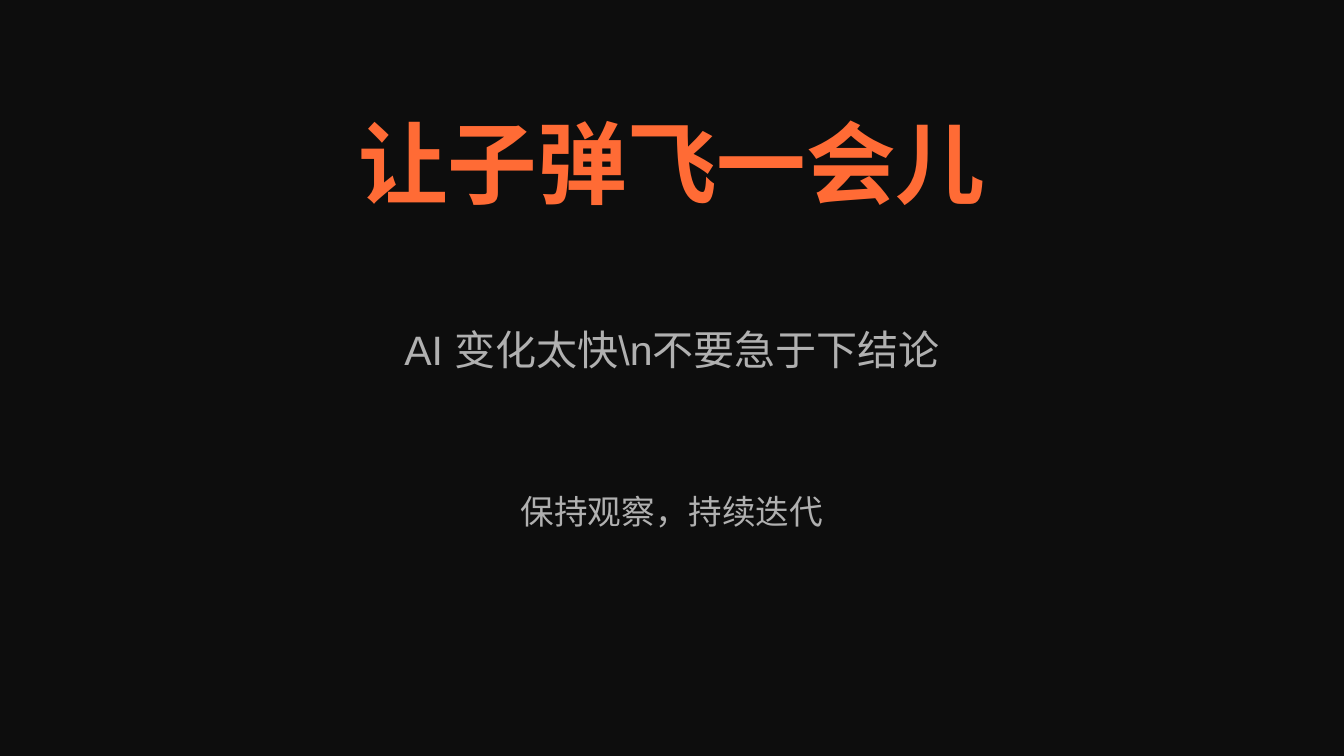
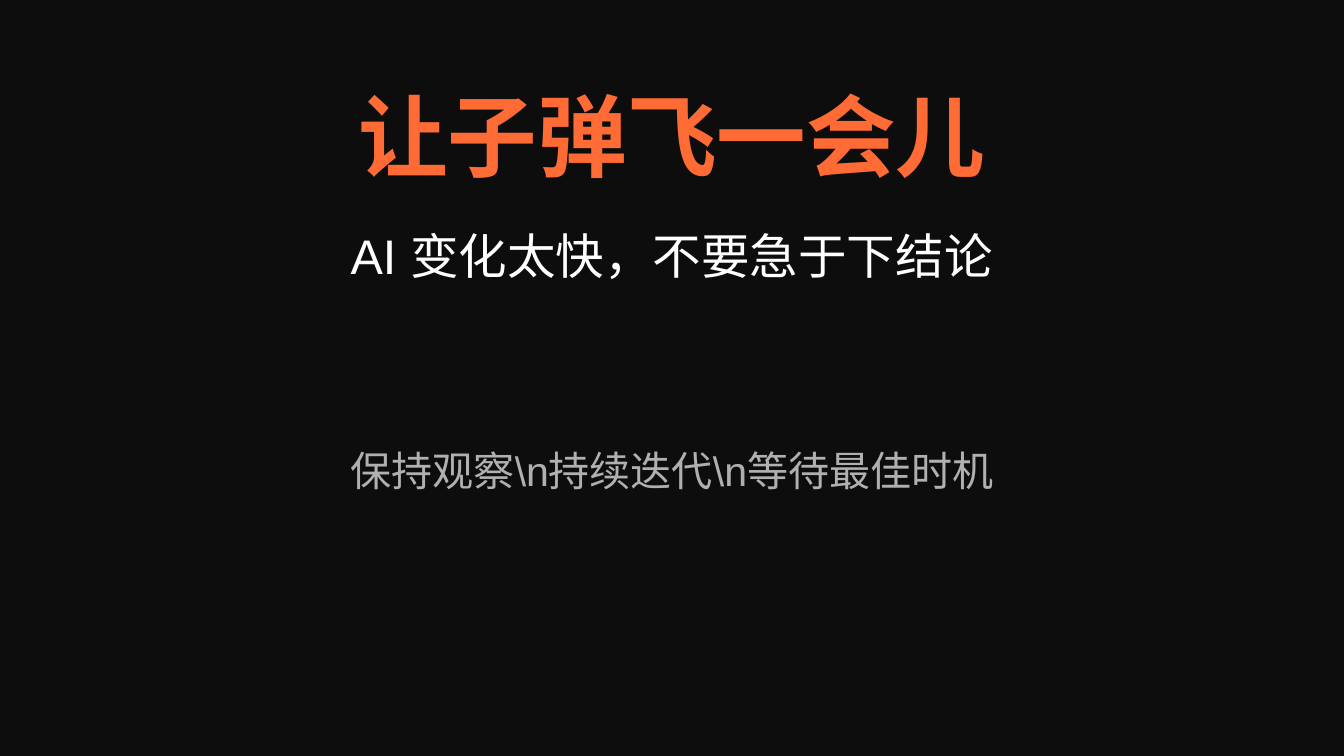
Before and after one commit to lingling1989r/Openclaw4OPC, a slide deck: slide 5 of 认知与案例-金句版.pptx (slide 4 before the commit). Drawn at 1344x756 pixels with LibreOffice and Linux fonts; fonts in the diff are those of the drawing. Boxes give left, top, right and bottom in pixels: in the first picture for what was removed or moved away, otherwise in the second. Text is boxed around its words. In the diff, an @@ line names an element or a change of style, - is before the commit and + after.

```diff
--- a/认知与案例-金句版.pptx
+++ b/认知与案例-金句版.pptx
@@ text "让子弹飞一会儿" moved from (x1=358, y1=120, x2=985, y2=205) to (x1=358, y1=93, x2=985, y2=178) @@
@@ text at (x1=351, y1=233, x2=993, y2=279): text changed; size 22 to 26 pt; text colour #B0B0B0 to #FFFFFF @@
-AI 变化太快\n不要急于下结论
+AI 变化太快，不要急于下结论
@@ text at (x1=351, y1=451, x2=993, y2=490): text changed; size 18 to 22 pt @@
-保持观察，持续迭代
+保持观察\n持续迭代\n等待最佳时机
```
Also in this commit, not shown: 5 other slides changed, 3 slides added.
